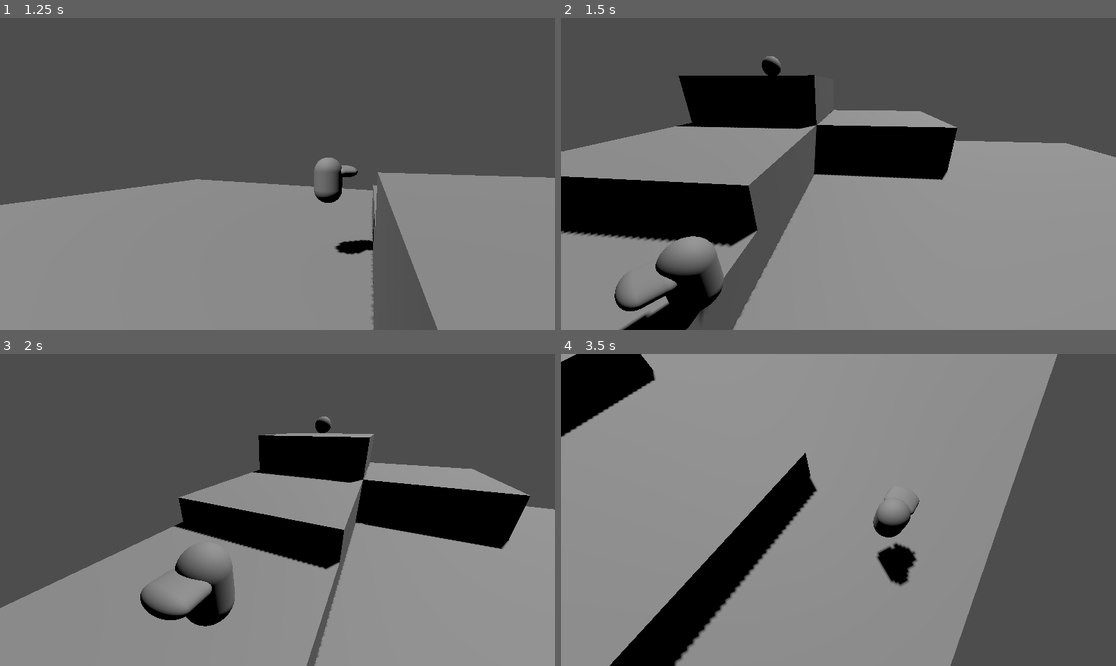
Above: before the commit, frames 1-4 (two rows, left to right).
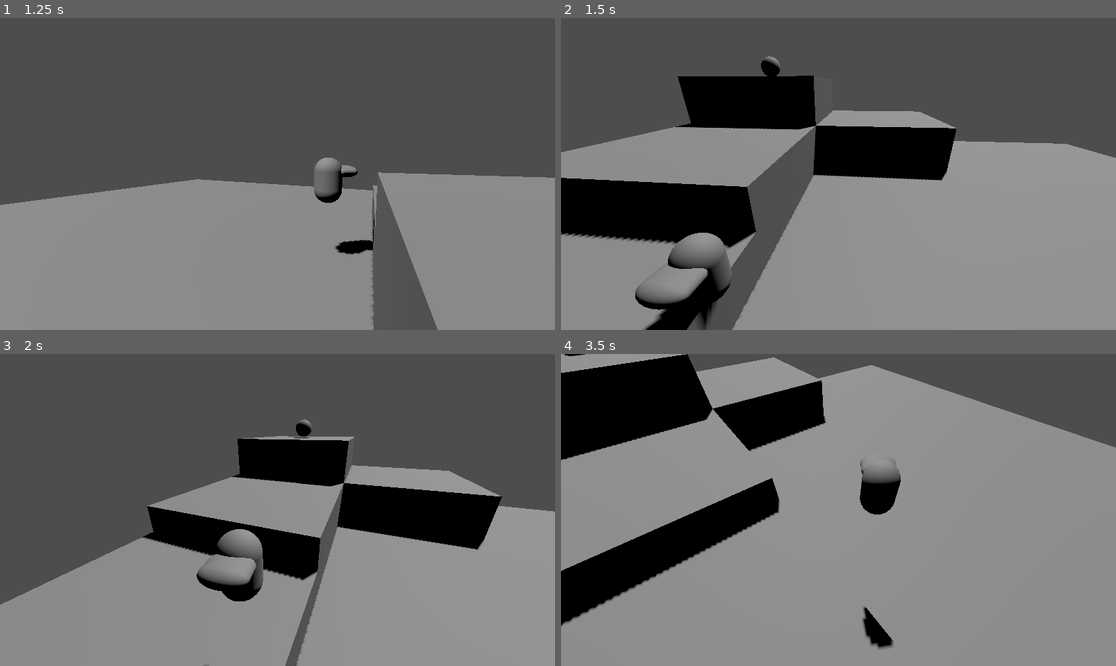
Above: after the commit, the same moments.

Repository: stinkykittens/bad-oinks-3d
Game: Godot game, scene res://maps/test_map.tscn
Two runs of this game, one before a commit and one after it. Both use one fixed random seed, a clock stepped at 60 frames per second and the inputs below. The project has no main scene, so this scene is started directly.
Inputs (mouse positions are in pixels of both pictures, inside the frame that each line leads up to):
- Up to frame 1 (1.25 s): move the mouse to (399, 158) at 0.52 s; hold D (move_right) from 0.53 s (still down); tap Shift (dash) at 0.6 s; tap Space (jump) at 0.77, 1.07 s; tap E (lay_egg, bound only after the commit) at 0.8 s
- Up to frame 2 (1.5 s): move the mouse to (727, 189) at 1.27 s; release D (move_right) at 1.28 s; hold S (move_down) from 1.28 s (still down); tap E (lay_egg, bound only after the commit) at 1.35 s
- Up to frame 3 (2 s): keep holding S (move_down); tap Space (jump) at 1.52, 1.55, 1.82 s
- Up to frame 4 (3.5 s): move the mouse to (894, 441) at 2.02 s; release S (move_down) at 2.03 s; hold D (move_right) 2.03-2.78 s; hold Space (jump) 2.03-2.78 s; tap Shift (dash) at 2.3, 2.85 s; move the mouse to (810, 572) at 2.77 s; hold W (move_up) from 2.78 s (still down); tap Space (jump) at 3.02, 3.32 s; tap E (lay_egg, bound only after the commit) at 3.05 s

Frame 1 is identical in both runs. In frame 2, 3.5% of the frame differs, in the area x 0-100%, y 12-100%; in frame 3, 12%; in frame 4, 43%, in the area x 0-100%, y 0-100%.

Commit message:
Laying eggs to throw or do double jumps

Diff:
--- /dev/null
+++ b/character/player/egg.gd
@@ -0,0 +1,9 @@
+extends CharacterBody3D
+
+@export var gravity := 1.0
+
+func _physics_process(delta: float) -> void:
+	velocity.y -= ProjectSettings.get_setting("physics/3d/default_gravity") * gravity * delta
+	var collision := move_and_collide(velocity * delta)
+	if collision:
+		queue_free()
--- /dev/null
+++ b/character/player/egg.tscn
@@ -0,0 +1,19 @@
+[gd_scene format=3 uid="uid://d3woe0uy4fv75"]
+
+[ext_resource type="Script" uid="uid://m65tyh7f8yyd" path="res://character/player/egg.gd" id="1_aknls"]
+
+[sub_resource type="SphereMesh" id="SphereMesh_7kmog"]
+
+[sub_resource type="SphereShape3D" id="SphereShape3D_p2vrn"]
+
+[node name="Egg" type="CharacterBody3D" unique_id=1228459513]
+collision_layer = 4
+script = ExtResource("1_aknls")
+
+[node name="MeshInstance3D" type="MeshInstance3D" parent="." unique_id=1280746990]
+transform = Transform3D(0.3, 0, 0, 0, 0.3, 0, 0, 0, 0.3, 0, 0, 0)
+mesh = SubResource("SphereMesh_7kmog")
+
+[node name="CollisionShape3D" type="CollisionShape3D" parent="." unique_id=1667158721]
+transform = Transform3D(0.3, 0, 0, 0, 0.3, 0, 0, 0, 0.3, 0, 0, 0)
+shape = SubResource("SphereShape3D_p2vrn")
--- a/character/player/player.gd
+++ b/character/player/player.gd
@@ -1,12 +1,16 @@
 class_name Player
 extends CharacterBody3D
+
+const EGG_SCENE = preload("uid://d3woe0uy4fv75")
 
 enum States {
 	Idle,
 	Run,
 	Jump,
 	Fall,
-	Dash
+	Dash,
+	LayEgg,
+	EggAction
 }
 
 @export_category("Movement")
@@ -26,16 +30,33 @@
 @export var dash_speed := 22.0
 @export var dash_curve: Curve
 @export var dash_reload_time := 0.5
+@export_category("Bomb Eggs")
+@export var egg_reload_time := 1.0
+@export var egg_lay_time := 0.15
+@export var egg_jump_strenght := 9.0
+@export var egg_air_jump_strenght := 4.0
+@export var egg_throw_velocity := Vector2(8, 3)
+@export var layed_egg_velocity := -6.0
+@export var lay_egg_friction := 5.0
+@export var egg_action_friction := 5.0
+@export var egg_action_duration := 0.2
 @export_category("Rotation Smoothing")
 @export var ground_rotaion_speed := 6.0
 @export var air_rotaion_speed := 1.6
-@export var dash_rotaion_speed := 16.0
+@export var dash_rotaion_speed := 32.0
+@export var lay_egg_rotaion_speed := 16.0
+@export var egg_action_rotaion_speed := 32.0
 
 var state: States
 
 var _target_rotation: float
 var _dash_time: float
 var _used_dash: bool
+var _egg_time: float
+var _layed_egg: bool
+var _egg_action_time: float
+var _is_holding_egg: bool
+var _egg: CharacterBody3D
 
 
 func _ready() -> void:
@@ -108,19 +129,75 @@
 		if _used_dash and is_on_floor():
 			_used_dash = false
 
+	if state == States.LayEgg:
+		velocity.y = -1
+		velocity.x = lerpf(velocity.x, 0, lay_egg_friction * delta)
+		velocity.z = lerpf(velocity.z, 0, lay_egg_friction * delta)
+		_egg_time += delta
+		if input_scale > move_deadzone:
+			_target_rotation = camera.global_rotation.y + input.angle_to(Vector2.UP)
+		if _egg_time > egg_lay_time:
+			_egg_time = 0
+			_egg = EGG_SCENE.instantiate()
+			get_parent().add_child(_egg)
+			_egg.position = position
+			if is_on_floor():
+				_egg.process_mode = Node.PROCESS_MODE_DISABLED
+				_is_holding_egg = true
+				state = States.Idle
+			else:
+				_egg_jump()
+	else:
+		if _egg_time <= egg_reload_time:
+			_egg_time += delta
+		if _layed_egg and is_on_floor():
+			_layed_egg = false
+
+	if state == States.EggAction:
+		_egg_action_time += delta
+		velocity.x = lerpf(velocity.x, 0, egg_action_friction * delta)
+		velocity.z = lerpf(velocity.z, 0, egg_action_friction * delta)
+		velocity.y = max(velocity.y, 0)
+		if input_scale > move_deadzone:
+			_target_rotation = camera.global_rotation.y + input.angle_to(Vector2.UP)
+		if _egg_action_time > egg_action_duration:
+			if is_on_floor():
+				state = States.Idle
+			else:
+				state = States.Fall
+
 	_smooth_rotation(delta)
 
-	if is_on_floor() and Input.is_action_just_pressed("jump"):
+	if _can_jump() and Input.is_action_just_pressed("jump"):
 		velocity.y = jump_strenght
 		state = States.Jump
 
-	if not _used_dash and _dash_time > dash_reload_time and Input.is_action_just_pressed("dash"):
+	if _can_dash() and Input.is_action_just_pressed("dash"):
 		state = States.Dash
 		_dash_time = 0
 		if input_scale > move_deadzone:
 			_target_rotation = camera.global_rotation.y + input.angle_to(Vector2.UP)
 		if not is_on_floor():
 			_used_dash = true
+
+	if _can_lay_egg() and Input.is_action_just_pressed("lay_egg"):
+		state = States.LayEgg
+		_egg_time = 0
+		_layed_egg = true
+
+	if _is_holding_egg:
+		_egg.position = position
+		if Input.is_action_just_pressed("dash"):
+			_egg.process_mode = Node.PROCESS_MODE_INHERIT
+			_egg.velocity = egg_throw_velocity.x * Vector3.FORWARD.rotated(Vector3.UP, _target_rotation) * dash_speed
+			_egg.velocity.y = egg_throw_velocity.y
+			_is_holding_egg = false
+			state = States.EggAction
+			_egg_action_time = 0
+		elif Input.is_action_just_pressed("lay_egg"):
+			_egg.process_mode = Node.PROCESS_MODE_INHERIT
+			_egg_jump()
+			_is_holding_egg = false
 
 	move_and_slide()
 
@@ -134,5 +211,29 @@
 			speed = air_rotaion_speed
 		States.Dash:
 			speed = dash_rotaion_speed
+		States.LayEgg:
+			speed = lay_egg_rotaion_speed
+		States.EggAction:
+			speed = egg_action_rotaion_speed
 
 	rotation.y = lerp_angle(rotation.y, _target_rotation, delta * speed)
+
+
+func _can_jump() -> bool:
+	return state != States.LayEgg and is_on_floor()
+
+
+func _can_dash() -> bool:
+	return not _is_holding_egg and not _used_dash and _dash_time > dash_reload_time and state != States.LayEgg
+
+
+func _can_lay_egg() -> bool:
+	return not _layed_egg and state != States.EggAction and not _is_holding_egg and _egg_time > egg_reload_time and state != States.Dash
+
+
+func _egg_jump() -> void:
+	_egg.velocity.y = layed_egg_velocity
+	velocity.y = egg_jump_strenght
+	state = States.EggAction
+	_used_dash = false
+	_egg_action_time = 0
--- a/character/player/player.tscn
+++ b/character/player/player.tscn
@@ -18,6 +18,7 @@
 height = 0.95517576
 
 [node name="Player" type="CharacterBody3D" unique_id=153297718]
+collision_layer = 4
 script = ExtResource("1_8eijk")
 run_acceleration = 13.0
 air_acceleration = 6.0
@@ -32,6 +33,8 @@
 dash_speed = 6.7
 dash_curve = SubResource("Curve_gtsfv")
 dash_reload_time = 0.3
+egg_jump_strenght = 7.8
+egg_throw_velocity = Vector2(2, 4)
 dash_rotaion_speed = 32.0
 
 [node name="MeshInstance3D" type="MeshInstance3D" parent="." unique_id=569681655]
--- a/project.godot
+++ b/project.godot
@@ -76,10 +76,17 @@
 , Object(InputEventJoypadButton,"resource_local_to_scene":false,"resource_name":"","device":-1,"button_index":2,"pressure":0.0,"pressed":true,"script":null)
 ]
 }
+lay_egg={
+"deadzone": 0.2,
+"events": [Object(InputEventJoypadButton,"resource_local_to_scene":false,"resource_name":"","device":-1,"button_index":3,"pressure":0.0,"pressed":true,"script":null)
+, Object(InputEventKey,"resource_local_to_scene":false,"resource_name":"","device":-1,"window_id":0,"alt_pressed":false,"shift_pressed":false,"ctrl_pressed":false,"meta_pressed":false,"pressed":false,"keycode":0,"physical_keycode":69,"key_label":0,"unicode":101,"location":0,"echo":false,"script":null)
+]
+}
 
 [layer_names]
 
 3d_physics/layer_2="CameraCollision"
+3d_physics/layer_3="player"
 
 [physics]
 
Not shown, added: character/player/egg.gd.uid
